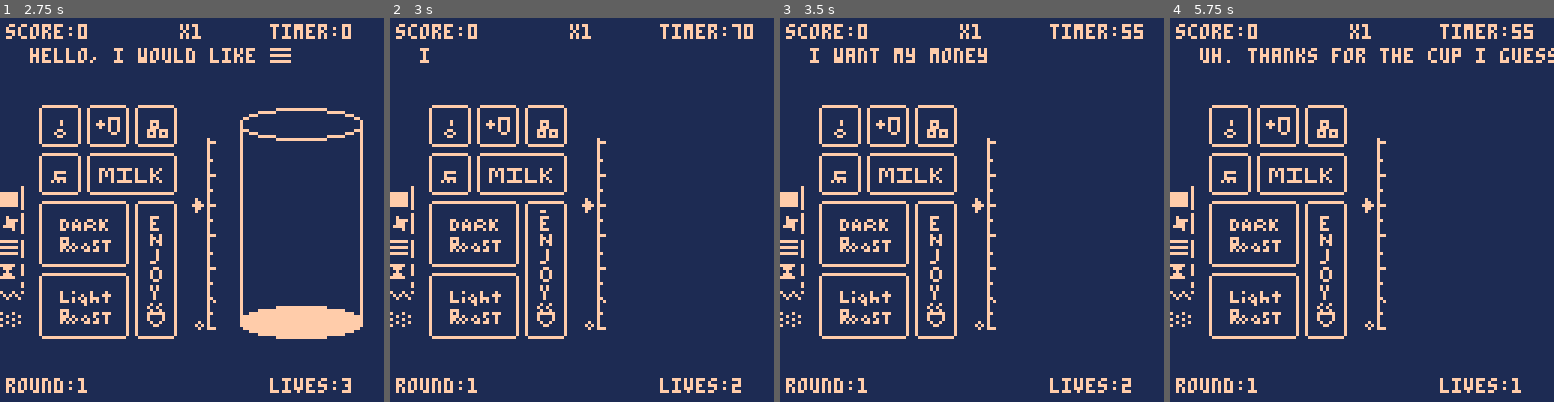
Above: before the commit, frames 1-4 (left to right).
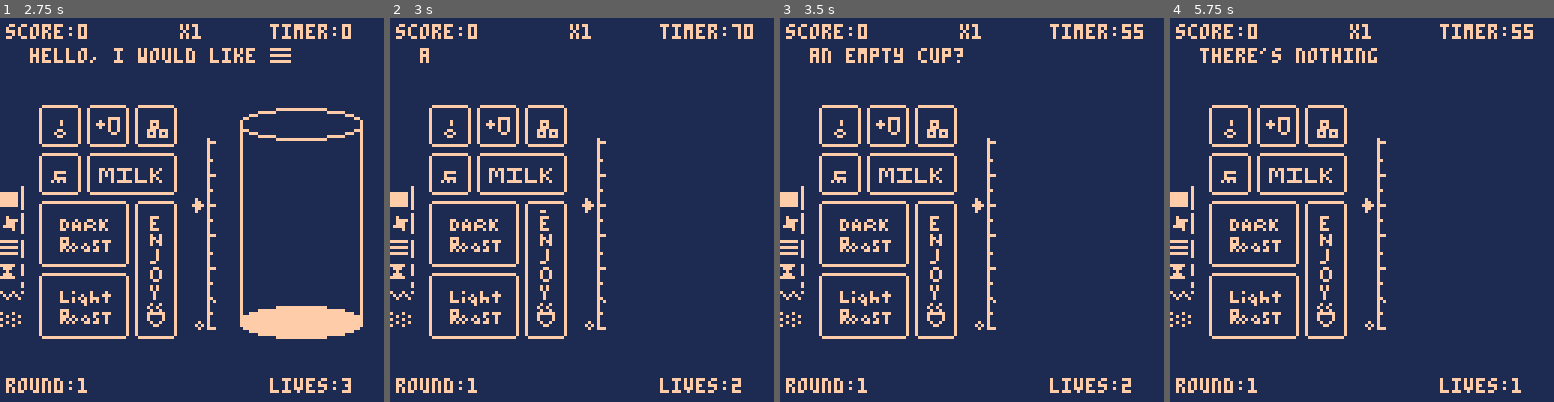
Above: after the commit, the same moments.

Repository: ianquill/brewbyte
Game: PICO-8 cartridge coffee_v08.p8
The game is run twice, just before and just after one commit, with the same random seed, the same clock (stepped at 60 frames per second) and the same inputs.
Inputs:
- Up to frame 1 (2.75 s): tap X (X key) at 0.33, 1.07, 1.85 s; hold Right 1.6-2.1 s; hold Up 2.15-2.42 s; hold Right from 2.47 s (still down)
- Up to frame 2 (3 s): keep holding Right; tap X (X key) at 2.97 s
- Up to frame 3 (3.5 s): release Right at 3.03 s; hold Left from 3.08 s (still down)
- Up to frame 4 (5.75 s): release Left at 3.58 s; hold Down 3.63-3.97 s; hold Right 4.02-4.68 s; tap X (X key) at 4.08, 5.2 s; hold Up 4.73-5.03 s; hold Left 5.08-5.68 s; hold Down from 5.73 s (still down)

Frame 1 is identical in both runs. In frame 2, less than 0.1% of the frame differs, in the area x 7-11%, y 8-12%; in frame 3, 0.7%; in frame 4, 1.3%, in the area x 7-100%, y 7-12%.

Commit message:
bugfixes, gameplay smoothing

Diff:
--- a/coffee_v08.p8
+++ b/coffee_v08.p8
@@ -2,7 +2,7 @@
 version 41
 __lua__
 --picocoffee | 2023
---v0.07
+--v0.08
 --@iquill
 --sound+music by @lydonmusic
 
@@ -38,7 +38,7 @@
 --only for main game screen
 
 function add_ice()
-	local cube = {flr(rnd(30)),
+	local cube = {flr(rnd(28)),
 	coffee_height}
 	add(ice,cube)
 end
@@ -60,9 +60,13 @@
 end
 
 function check_forcup()
-	--if cup==false then
+	if cup==false and warned==false then
 		order_str=order_str.."\n... you should get a cup."
-	--end
+		warned=true
+	elseif cup==true and warned==true then
+		warned=false
+		order_str="hello, i would like "..tones_str[order]
+	end
 end
 
 function activate_selection()
@@ -82,12 +86,16 @@
 		end
 		sfx(32)
 		dialogue_status="order"
+		order_str="hello, i would like "..tones_str[order]
 	elseif tmp=="cup" and machine_on==true then
 		--add cup
+
 		cup=true
+		check_forcup()
 		--sfx
 		sfx(35)
 	elseif tmp=="dark" and machine_on==true and cup==true then
+		check_forcup()
 		filling=true
 		if coffee_height==0 then
 			current_tone=1
@@ -101,6 +109,7 @@
 		--other stuff
 		check_flooded()
 	elseif tmp=="light"and machine_on==true and cup==true then
+		check_forcup()
 		filling=true
 		if coffee_height==0 then
 			current_tone=2
@@ -114,8 +123,13 @@
 		--other stuff
 		check_flooded()
 	elseif tmp=="ice" and machine_on==true and cup==true then
-		filling=true
-		coffee_height_goal=coffee_height+5 --ish
+		check_forcup()
+		if coffee_height_goal==0 then
+			filling=false
+		else
+			filling=true
+			coffee_height_goal=coffee_height+5 --ish
+		end
 		sfx(31)
 		add_ice()
 		--spawn ice
@@ -126,6 +140,7 @@
 		sfx(34)
 		flooded=false
 	elseif tmp=="milk" and machine_on==true and cup==true then
+		check_forcup()
 		if coffee_height==0 then
 			current_tone=count(tones) --magic number
 		elseif current_tone<=5 then
@@ -274,6 +289,7 @@
 function start_game()
 	gamemode="game"
 	music(-1)
+	order_str="hello, i would like "..tones_str[order]
 end
 
 --yet to be implemented
@@ -300,6 +316,8 @@
 	round=1
 	music(0)
 	bg=1
+	shake=0
+	warned=false
 
 	--temp
 	increment=0
@@ -404,7 +422,7 @@
 			dialogue_status="order"
 			--reset timer(temp)
 			timer=order_time
-			--order_str="hello, i would like "..tones_str[order]
+			order_str="hello, i would like "..tones_str[order]
 		elseif timer==1 and dialogue_status=="order" then
 			current_lives-=1
 			clear_cup()
@@ -430,6 +448,7 @@
 					sfx(37)
 				end
 				last_mult=current_mult
+				shake=0.1
 			end
 		else
 			current_mult=1
@@ -579,7 +598,9 @@
 end
 
 function _draw()
+	doshake()
 	cls()
+
 
 	--main menu draw
 	if gamemode=="menu" then
@@ -640,7 +661,11 @@
 
 		--ice
 		for v in all(ice) do
-			v[2]=coffee_height+flr(rnd(3))
+			if coffee_height_goal==0 then
+				v[2]=coffee_height
+			else
+				v[2]=coffee_height+flr(rnd(3))
+			end
 			spr(14,v[1]+drnk_btmx,-v[2]+drnk_btmy-4,2,2)
 		end
 
@@ -658,7 +683,7 @@
 				order_str=dialogue
 			else
 			--customer hello
-				order_str="hello, i would like "..tones_str[order]
+				--order_str="hello, i would like "..tones_str[order]
 			end
 			if #order_str>=30 then
 				order_letter+=2
@@ -746,6 +771,23 @@
 	fillp()
 
 end
+
+function doshake()
+	-- -16 +16
+	local shakex=1-rnd(2)
+	local shakey=1-rnd(2)
+
+	shakex=shakex*shake
+	shakey=shakey*shake
+
+	camera(shakex,shakey)
+
+	shake=shake*0.95
+	if shake<0.05 then
+		shake=0
+	end
+end
+
 __gfx__
 00000000000000000000000000000000000000000000000000000000000000000000000000000000000000000000000000000fff00000f000000000000000000
 00000000000000000000000000000000000000000000ffff00000000000000000000000000000000000000000000000000000f0000000fff0000000000000000
Not shown, added: coffeeguy_v08_alpha.bin/coffeeguy_v08_alpha.app/Contents/Frameworks/SDL2.framework/Frameworks/hidapi.framework/Versions/A/Resources/AUTHORS.txt
Not shown, added: coffeeguy_v08_alpha.bin/coffeeguy_v08_alpha.app/Contents/Frameworks/SDL2.framework/Frameworks/hidapi.framework/Versions/A/Resources/LICENSE.txt
Not shown, added: coffeeguy_v08_alpha.bin/coffeeguy_v08_alpha.app/Contents/Frameworks/SDL2.framework/Resources/License.txt
Not shown, added: coffeeguy_v08_alpha.bin/coffeeguy_v08_alpha.app/Contents/Frameworks/SDL2.framework/Resources/ReadMe.txt
Not shown, added: coffeeguy_v08_alpha.bin/coffeeguy_v08_alpha.app/Contents/Frameworks/SDL2.framework/Versions/A/Frameworks/hidapi.framework/Versions/A/Resources/AUTHORS.txt
Not shown, added: coffeeguy_v08_alpha.bin/coffeeguy_v08_alpha.app/Contents/Frameworks/SDL2.framework/Versions/A/Frameworks/hidapi.framework/Versions/A/Resources/LICENSE.txt
Not shown, added: coffeeguy_v08_alpha.bin/coffeeguy_v08_alpha.app/Contents/Frameworks/SDL2.framework/Versions/A/Resources/License.txt
Not shown, added: coffeeguy_v08_alpha.bin/coffeeguy_v08_alpha.app/Contents/Frameworks/SDL2.framework/Versions/A/Resources/ReadMe.txt
Not shown, added: coffeeguy_v08_alpha.bin/coffeeguy_v08_alpha.app/Contents/Frameworks/SDL2.framework/Versions/Current/Frameworks/hidapi.framework/Versions/A/Resources/AUTHORS.txt
Not shown, added: coffeeguy_v08_alpha.bin/coffeeguy_v08_alpha.app/Contents/Frameworks/SDL2.framework/Versions/Current/Frameworks/hidapi.framework/Versions/A/Resources/LICENSE.txt
Not shown, added: coffeeguy_v08_alpha.bin/coffeeguy_v08_alpha.app/Contents/Frameworks/SDL2.framework/Versions/Current/Resources/License.txt
Not shown, added: coffeeguy_v08_alpha.bin/coffeeguy_v08_alpha.app/Contents/Frameworks/SDL2.framework/Versions/Current/Resources/ReadMe.txt
(and 200 more such lines)
